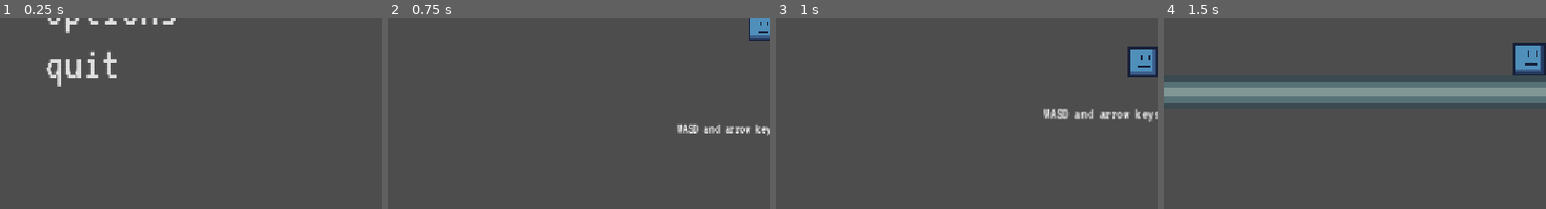
Above: before the commit, frames 1-4 (left to right).
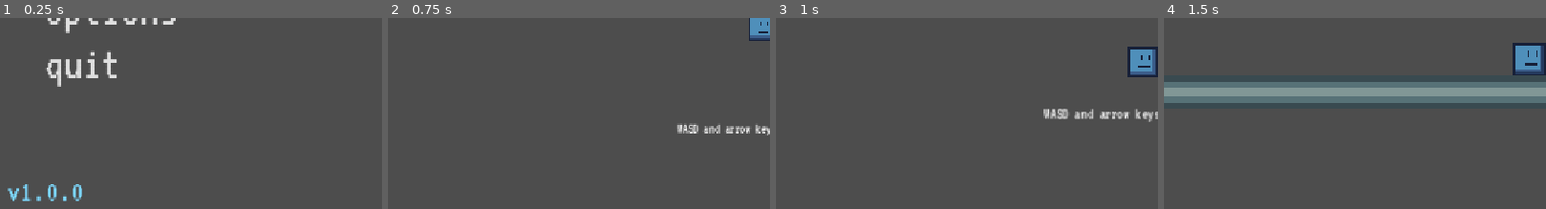
Above: after the commit, the same moments.

Repository: itstntcraft123/small-guy-big-guy
Game: Godot game, scene res://scenes/main_menu.tscn
Two runs of this game, one before a commit and one after it. Both use one fixed random seed, a clock stepped at 60 frames per second and the inputs below.
Inputs (mouse positions are % of the whole screen's width and height, from its top left):
- Up to frame 1 (0.25 s): no input
- Up to frame 2 (0.75 s): click "play" at 0.5 s
- Up to frame 3 (1 s): no input
- Up to frame 4 (1.5 s): tap Enter at 1.25 s; move the mouse to (72, 38) at 1.27 s; hold D (small_right) from 1.28 s (still down); tap Alt at 1.35 s; click (72, 38) at 1.42 s
The pictures show only the part of the screen within x 1-51%, y 46-96%; the shares and areas given below are measured in that part.

The runs differ from the first frame. In frame 1, 0.6% of the frame differs, in the area x 2-22%, y 87-96%; in frame 2, nothing differs; in frame 3, nothing differs; in frame 4, nothing differs.

Commit message:
add version identifier

Diff:
--- a/scenes/main_menu.tscn
+++ b/scenes/main_menu.tscn
@@ -54,4 +54,18 @@
 text = "quit"
 alignment = 0
 
+[node name="Version" type="Label" parent="." unique_id=812306638]
+layout_mode = 1
+anchors_preset = 2
+anchor_top = 1.0
+anchor_bottom = 1.0
+offset_left = 24.0
+offset_top = -71.0
+offset_right = 154.0
+offset_bottom = -16.0
+grow_vertical = 0
+theme_override_colors/font_color = Color(0.48925245, 0.8516775, 0.99999994, 1)
+theme_override_font_sizes/font_size = 48
+text = "v1.0.0"
+
 [connection signal="button_selected" from="MarginContainer/VBoxContainer/SelectMenu" to="." method="_on_select_menu_button_selected"]
